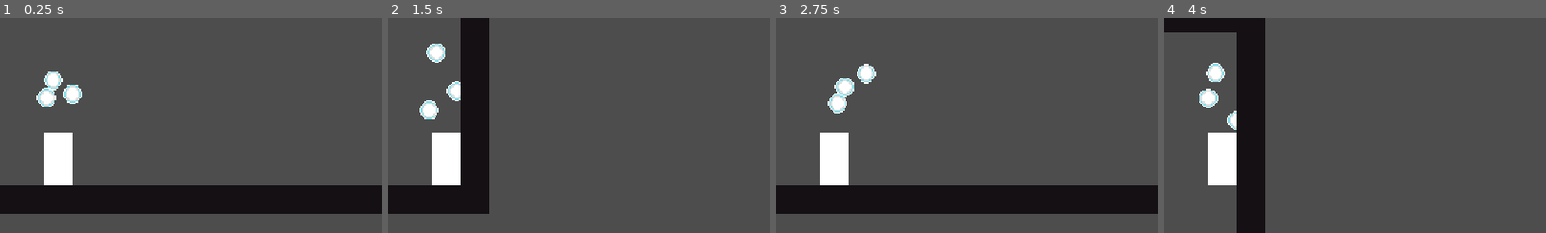
Above: before the commit, frames 1-4 (left to right).
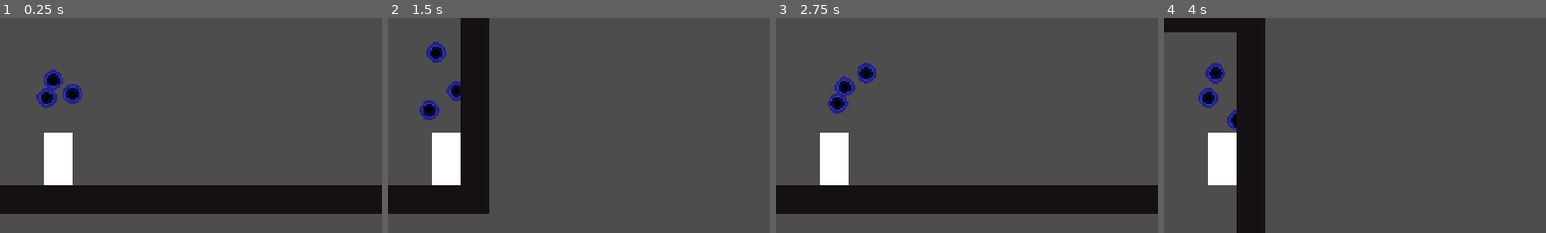
Above: after the commit, the same moments.

Repository: Timi865/Microvania
Game: Godot game, scene res://Scenes/game.tscn
The game is run twice, just before and just after one commit, with the same random seed, the same clock (stepped at 60 frames per second) and the same inputs.
Inputs:
- Up to frame 1 (0.25 s): no input
- Up to frame 2 (1.5 s): hold Right (Move_right) from 0.53 s (still down); tap C (dash) at 0.6, 1.35 s; tap Space (Jump) at 0.77 s
- Up to frame 3 (2.75 s): tap Space (Jump) at 1.52 s; release Right (Move_right) at 2.03 s; hold Left (Move_left) from 2.03 s (still down); tap C (dash) at 2.1 s
- Up to frame 4 (4 s): release Left (Move_left) at 2.78 s; hold Right (Move_right) from 2.78 s (still down); tap C (dash) at 2.85, 3.6 s; tap Space (Jump) at 3.02, 3.77 s
The pictures show only the part of the screen within x 41-91%, y 18-68%; the shares and areas given below are measured in that part.

The runs differ from the first frame. In frame 1, 1.1% of the frame differs, in the area x 9-22%, y 24-42%; in frame 2, 1.0%; in frame 3, 1.1%; in frame 4, 0.9%.

Commit message:
Orb Art
Created a new design for the orb that is purple and implemented it

Diff:
--- a/Scenes/orb.tscn
+++ b/Scenes/orb.tscn
@@ -1,7 +1,7 @@
 [gd_scene format=3 uid="uid://buykxegc7cjpf"]
 
-[ext_resource type="Texture2D" uid="uid://o5agekkkfqds" path="res://Art/Orb.png" id="1_caui3"]
 [ext_resource type="Script" uid="uid://cqx3471gdwhqc" path="res://Scripts/orb.gd" id="1_ryljl"]
+[ext_resource type="Texture2D" uid="uid://m6o0gedj1t1v" path="res://Art/OrbDesign2.png" id="2_ryljl"]
 
 [sub_resource type="CircleShape2D" id="CircleShape2D_yw7hx"]
 radius = 3.0
@@ -14,6 +14,6 @@
 
 [node name="Sprite2D" type="Sprite2D" parent="." unique_id=1304039796]
 texture_filter = 1
-position = Vector2(-5.9604645e-08, 5.9604645e-08)
-scale = Vector2(0.34375003, 0.34375003)
-texture = ExtResource("1_caui3")
+position = Vector2(7.450581e-09, -7.450581e-09)
+scale = Vector2(0.359375, 0.359375)
+texture = ExtResource("2_ryljl")
Binary file added: Art/OrbDesign2.png
Not shown, added: Art/OrbDesign2.png.import
